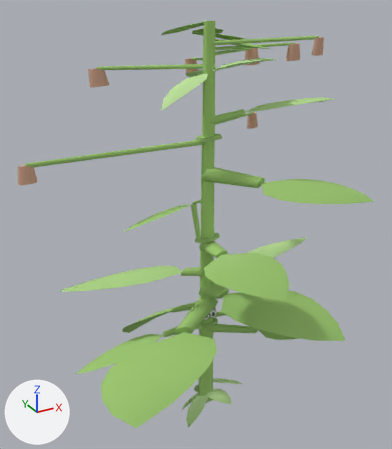
A saved change to the glTF model web-forest/public/model/species/pilea-cadierei.glb.
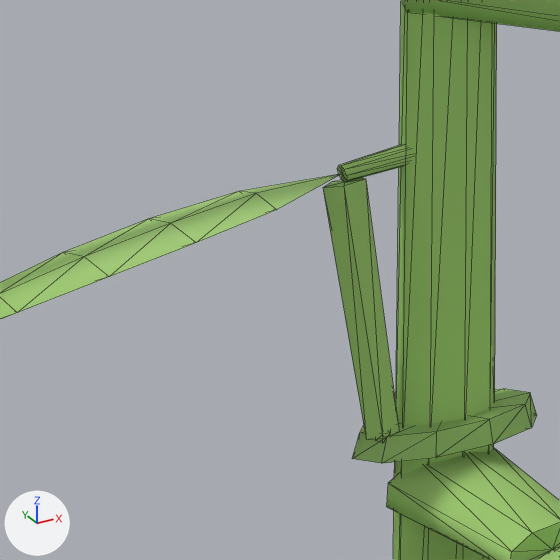
The first picture shows the older version from a 50 mm camera at (-0.286, -0.505, 0.533) aimed at (-0.001, 0.013, 0.274). The close-ups show the older and then the newer version on the part from 37% to 57% of the width and 40% to 57% of the height of that picture. Only the edits that show in the close-ups are written down. The lights are fixed; the arrows at lower left show +X, +Y and +Z. The close-ups show mesh edges as thin lines. Where no turn or scale is listed for an object, it has been applied to the vertices. Vertices at exactly the same position are counted once.

Names of what the first close-up shows: 'p10', 'p11', 'p8', 'stem'.
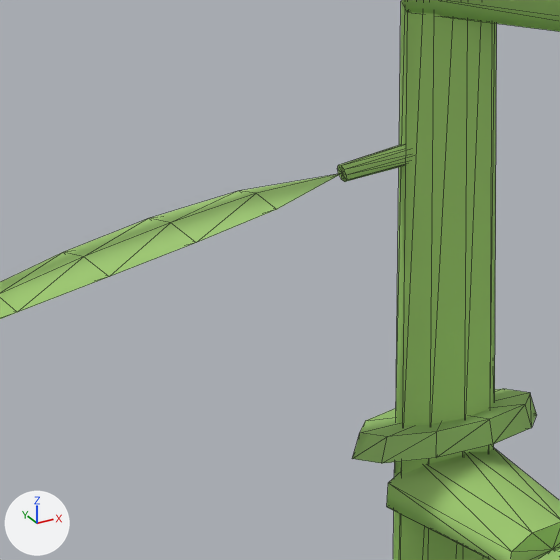
Where the newer file only moved an object's origin or applied its transform, the numbers keep the older frame.

What changed in the scene script:
```text
Change me_mesh_10:
    used by ob_p10; location = (0.0024, -0.0075, 0.3124)
    remove me_mesh_10.from_pydata(...)  # 66 vertices, 120 faces; spans x -0.1054..0.0005, y -0.0073..0.0037, z -0.0477..0.0019
    add me_mesh_10.from_pydata(...)  # 41 vertices, 76 faces; spans x -0.1054..0.0005, y -0.0072..0.0037, z -0.0172..0.0019
    me_mesh_10 part 1: the loose piece of 14 vertices spanning x -0.0137..-0.0111, y -0.0033..-0.001, z -0.0477..-0.0446 is deleted
    me_mesh_10 part 2
    11 vertices are removed from x -0.0222..-0.0098, y -0.0033..0.0006, z -0.0463..-0.0026
    20 faces are deleted
```

Pixel boxes [x1, y1, x2, y2] of what changed, in the close-ups (560 x 560 px):
'p10', reshaped
    before: [0, 145, 411, 443]
    after: [0, 144, 410, 319]
part 1 of me_mesh_10, deleted
    before: [376, 431, 390, 443]
part 2 of me_mesh_10, deleted (green)
    before: [323, 178, 399, 440]
